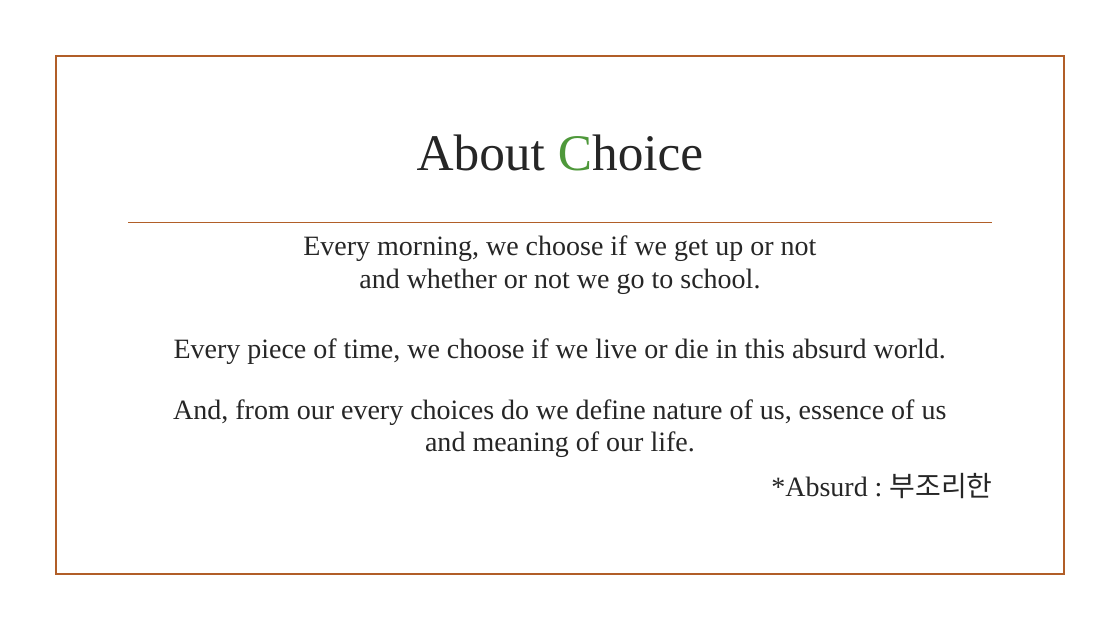
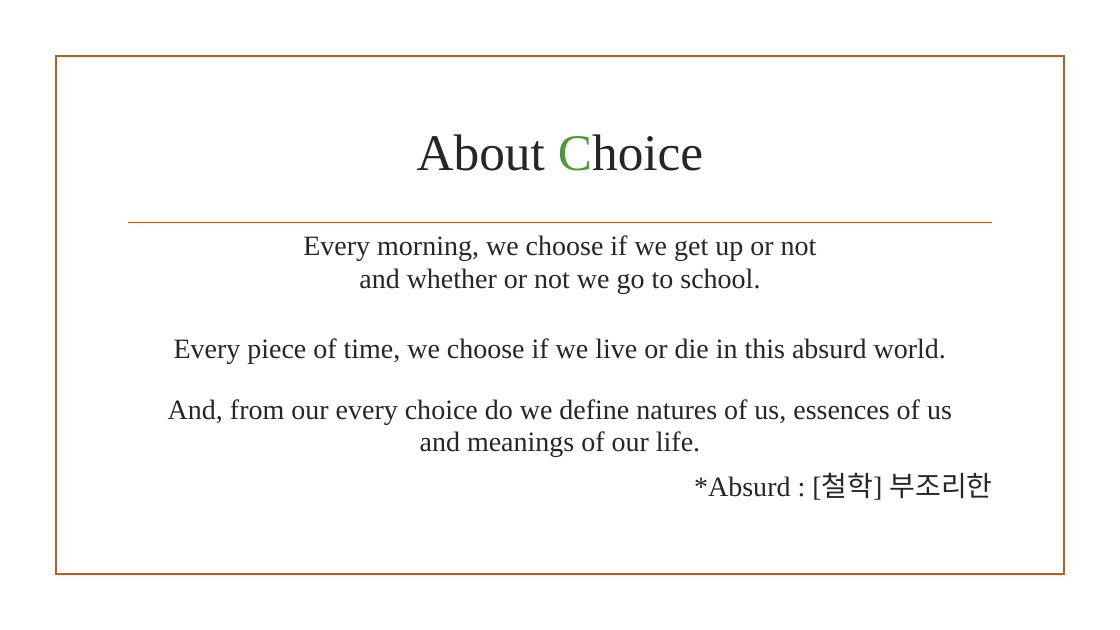
Before and after one commit to realette/back_up_files, a slide deck: slide 4 of Do choose and do exist.pptx. Drawn at 1120x630 pixels with LibreOffice and Linux fonts; fonts in the diff are those of the drawing; background and template pictures are left out. Boxes give left, top, right and bottom in pixels: in the first picture for what was removed or moved away, otherwise in the second. Text is boxed around its words. In the diff, an @@ line names an element or a change of style, - is before the commit and + after.

```diff
--- a/Do choose and do exist.pptx
+++ b/Do choose and do exist.pptx
@@ text at bbox=[168, 399, 993, 500]: text changed @@
-And, from our every choices do we define nature of us, essence of us
-and meaning of our life.
-*Absurd : 부조리한
+And, from our every choice do we define natures of us, essences of us
+and meanings of our life.
+*Absurd : [철학] 부조리한
```
Also in this commit, not shown: 5 other slides changed, 1 slide removed.
